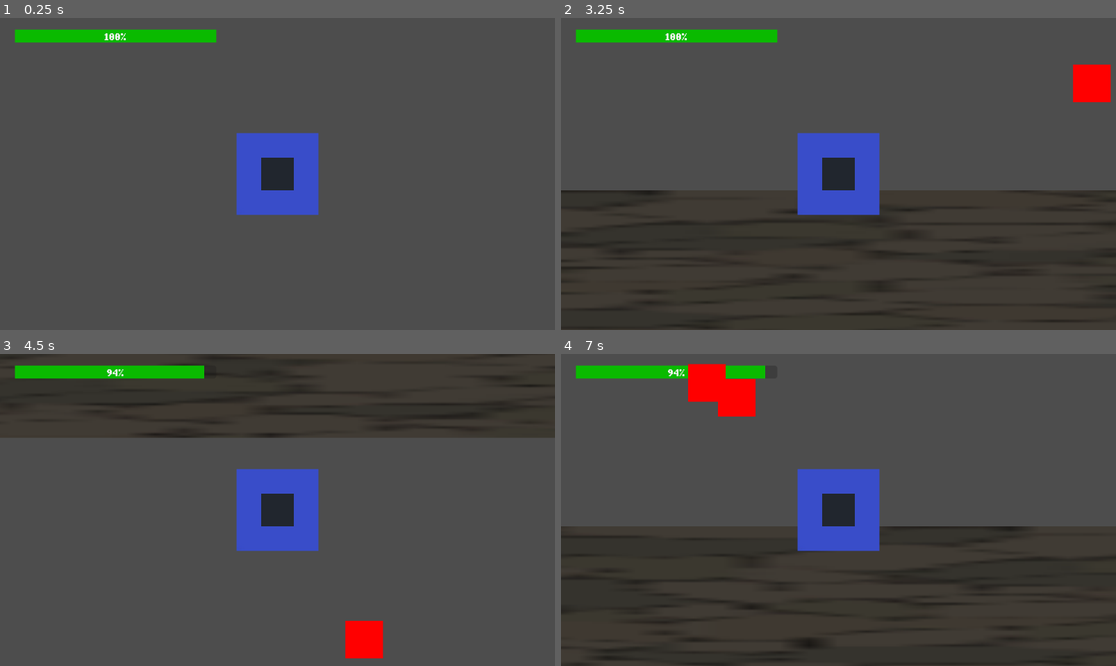
Above: before the commit, frames 1-4 (two rows, left to right).
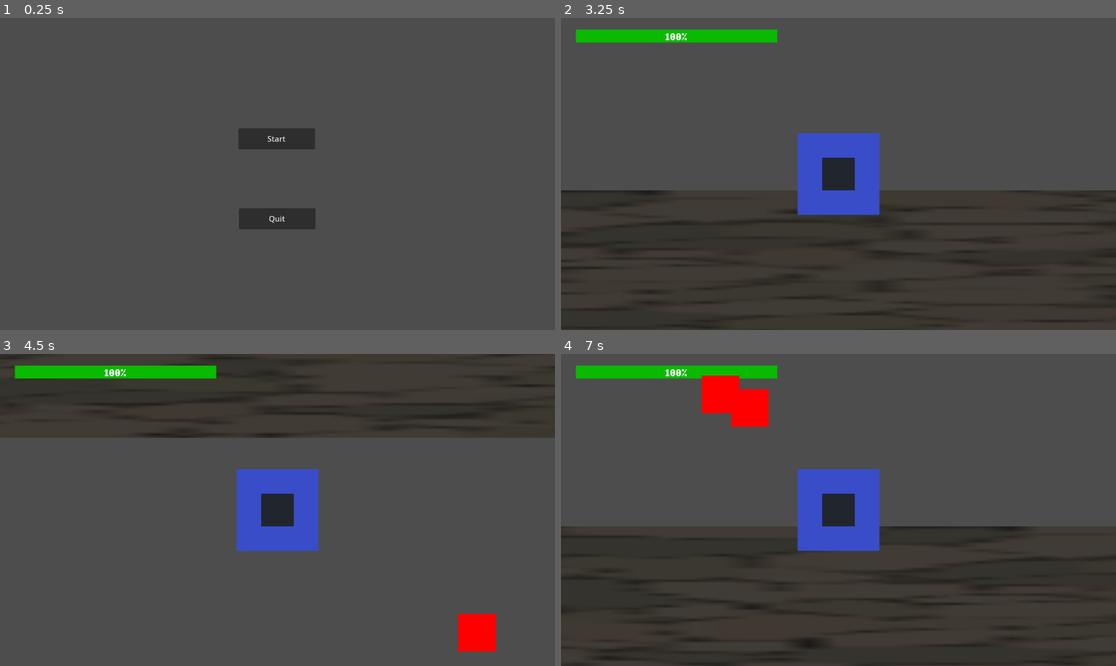
Above: after the commit, the same moments.

Repository: XavierJp/En-attendant-godot
Game: Godot game, scene res://scenes/UIs/title_screen.tscn
Two runs of this game, one before a commit and one after it. Both use one fixed random seed, a clock stepped at 60 frames per second and the inputs below. Before the commit the project starts from res://scenes/level/level.tscn.
Inputs (mouse positions are in pixels of both pictures, inside the frame that each line leads up to):
- Up to frame 1 (0.25 s): no input
- Up to frame 2 (3.25 s): click (838, 139) at 0.5 s, where only the run after the commit has a clickable "Start"; tap Enter at 1.25, 2.75 s; hold Right (ui_right) 1.28-2.03 s; tap Space at 2 s; hold Down (ui_down) 2.03-2.78 s; hold Right (ui_right) from 2.78 s (still down)
- Up to frame 3 (4.5 s): release Right (ui_right) at 3.53 s; hold Up (ui_up) 3.53-4.28 s; hold Left (ui_left) from 4.28 s (still down)
- Up to frame 4 (7 s): release Left (ui_left) at 5.78 s; hold Down (ui_down) 5.78-6.53 s; hold Right (ui_right) from 6.53 s (still down)

The runs differ from the first frame. In frame 1, 6.3% of the frame differs, in the area x 2-58%, y 3-68%; in frame 2, 0.8%; in frame 3, 1.8%; in frame 4, 1.3%.

Commit message:
title screen and game over screen

Diff:
--- /dev/null
+++ b/TitleScreen.gd
@@ -0,0 +1,10 @@
+extends Control
+
+
+
+func _on_start_button_pressed():
+	get_tree().change_scene_to_file("res://scenes/level/level.tscn")
+
+
+func _on_quit_button_pressed():
+	get_tree().quit()
--- a/project.godot
+++ b/project.godot
@@ -11,6 +11,6 @@
 [application]
 
 config/name="En-attendant-godot"
-run/main_scene="res://scenes/level/level.tscn"
+run/main_scene="res://scenes/UIs/title_screen.tscn"
 config/features=PackedStringArray("4.2", "Forward Plus")
 config/icon="res://icon.svg"
--- /dev/null
+++ b/scenes/UIs/game_over.gd
@@ -0,0 +1,6 @@
+extends Control
+
+
+
+func _on_button_pressed():
+	get_tree().change_scene_to_file("res://scenes/UIs/title_screen.tscn")
--- /dev/null
+++ b/scenes/UIs/game_over.tscn
@@ -0,0 +1,34 @@
+[gd_scene load_steps=3 format=3 uid="uid://xwpxg8qp8tpl"]
+
+[ext_resource type="Script" path="res://scenes/UIs/game_over.gd" id="1_i0rkl"]
+
+[sub_resource type="LabelSettings" id="LabelSettings_q2psa"]
+font_size = 80
+
+[node name="GameOver" type="Control"]
+layout_mode = 3
+anchors_preset = 15
+anchor_right = 1.0
+anchor_bottom = 1.0
+grow_horizontal = 2
+grow_vertical = 2
+script = ExtResource("1_i0rkl")
+
+[node name="Button" type="Button" parent="."]
+layout_mode = 0
+offset_left = 492.0
+offset_top = 307.0
+offset_right = 700.0
+offset_bottom = 351.0
+text = "Start Again"
+
+[node name="Label" type="Label" parent="."]
+layout_mode = 0
+offset_left = 338.0
+offset_top = 143.0
+offset_right = 853.0
+offset_bottom = 271.0
+text = "Game Over !!"
+label_settings = SubResource("LabelSettings_q2psa")
+
+[connection signal="pressed" from="Button" to="." method="_on_button_pressed"]
--- /dev/null
+++ b/scenes/UIs/title_screen.tscn
@@ -0,0 +1,33 @@
+[gd_scene load_steps=2 format=3 uid="uid://d2d8nxrywa8u2"]
+
+[ext_resource type="Script" path="res://TitleScreen.gd" id="1_rb0yl"]
+
+[node name="TitleScreen" type="Control"]
+layout_mode = 3
+anchors_preset = 15
+anchor_right = 1.0
+anchor_bottom = 1.0
+grow_horizontal = 2
+grow_vertical = 2
+script = ExtResource("1_rb0yl")
+
+[node name="StartButton" type="Button" parent="."]
+layout_mode = 0
+offset_left = 495.0
+offset_top = 229.0
+offset_right = 654.0
+offset_bottom = 273.0
+text = "Start
+"
+
+[node name="QuitButton" type="Button" parent="."]
+layout_mode = 0
+offset_left = 496.0
+offset_top = 395.0
+offset_right = 655.0
+offset_bottom = 439.0
+text = "Quit
+"
+
+[connection signal="pressed" from="StartButton" to="." method="_on_start_button_pressed"]
+[connection signal="pressed" from="QuitButton" to="." method="_on_quit_button_pressed"]
--- a/scenes/player/player.gd
+++ b/scenes/player/player.gd
@@ -14,7 +14,5 @@
 	if overlapping_enemies.size() > 0:
 		health -= overlapping_enemies.size()
 		print(health)
-		get_node("ProgressBar2").value = health
-		if health <= 0.0:
-			queue_free()
-			print("game OVER !!!!")
+		if health <= 0:
+			get_tree().change_scene_to_file("res://scenes/UIs/game_over.tscn")
